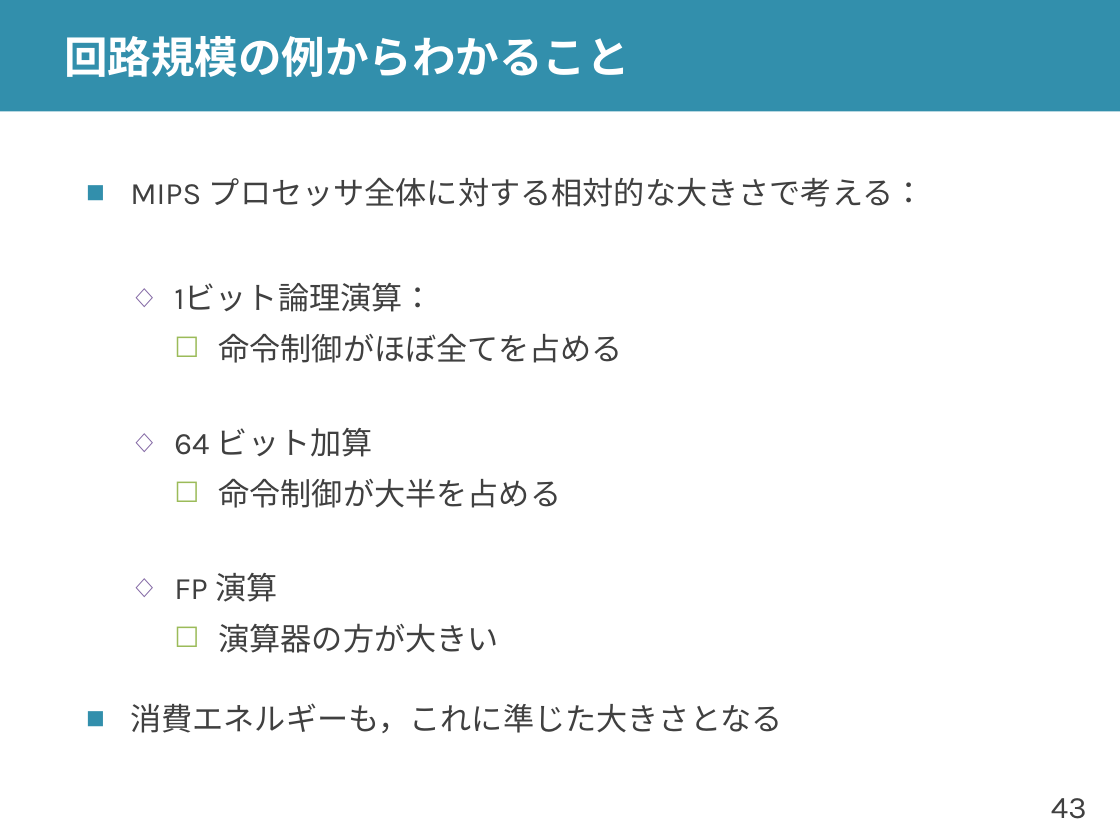
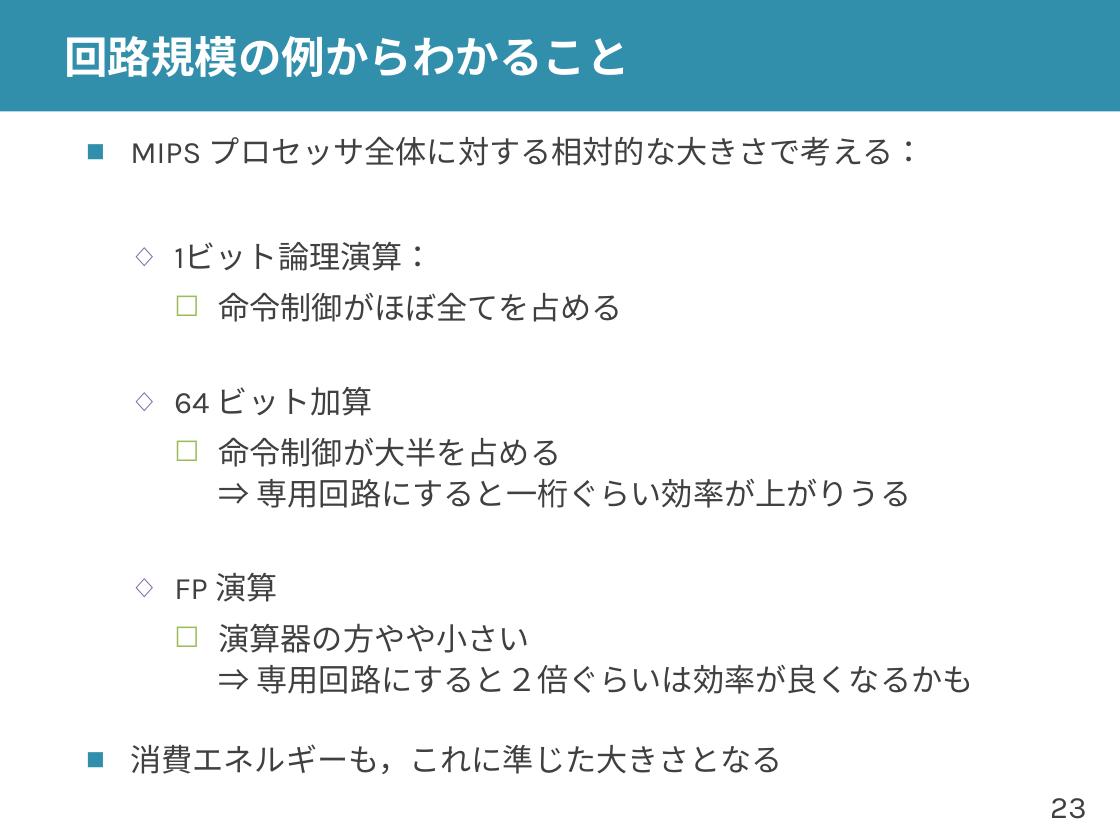
Before and after one commit to shioyadan/advanced-computer-organization, a slide deck: slide 23 of aco-shioya-03.pptx (slide 43 before the commit). Drawn at 1120x840 pixels with LibreOffice and Linux fonts; fonts in the diff are those of the drawing. Boxes give left, top, right and bottom in pixels: in the first picture for what was removed or moved away, otherwise in the second. Text is boxed around its words. In the diff, an @@ line names an element or a change of style, - is before the commit and + after.

```diff
--- a/aco-shioya-03.pptx
+++ b/aco-shioya-03.pptx
@@ text at (218,437,912,508): text changed @@
-    ☐ 命令制御が大半を占める
+    ☐ 命令制御が大半を占める
+      ⇒ 専用回路にすると一桁ぐらい効率が上がりうる
@@ text at (218,623,974,694): text changed @@
-    ☐ 演算器の方が大きい
+    ☐ 演算器の方やや小さい
+      ⇒ 専用回路にすると２倍ぐらいは効率が良くなるかも
@@ page number at (1050,798,1086,819): text changed @@
-43
+23
```
Also in this commit, not shown: 20 other slides changed, 3 slides added, 10 slides removed, 1 other file.
